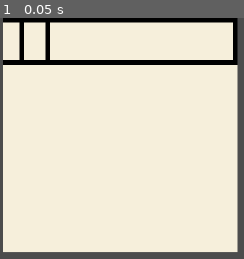
Above: before the commit, frame 1.
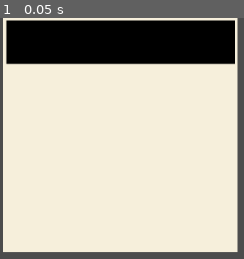
Above: after the commit, the same moment.

Repository: PerMalmberg/BookOfShaders-Godot
Game: Godot game, scene res://07/07.tscn
Two runs of this game, one before a commit and one after it. Both use one fixed random seed, a clock stepped at 60 frames per second and the inputs below.
Inputs:
- Up to frame 1 (0.05 s): no input

The runs differ from the first frame. In frame 1, 16% of the frame differs, in the area x 1-98%, y 0-20%.

Commit message:
Learning...

Diff:
--- a/07/07_rect.shader
+++ b/07/07_rect.shader
@@ -19,54 +19,54 @@
 }
 
 // gradient_amount is generally very small; it is also in rage 0...1 of the enture UV-range.
-vec3 rect_impl(vec2 coord, in vec2 lower_left_margin, in vec2 upper_right_margin, float gradient_amount)
+vec3 rect_impl(vec2 coord, in vec2 lower_left_corner, in vec2 upper_right_corner, float gradient_amount)
 {
-	vec2 lower_left = vec2(0);
-	vec2 upper_right = vec2(0);
+	vec2 lower_left = vec2(0.0);
+	vec2 upper_right = vec2(0.0);
 
 	if (gradient_amount > 0.0)
 	{
 		// Only do gradient if we're inside the desired area
-		if (coord.x >= lower_left_margin.x
-		    && coord.y > lower_left_margin.y
-		    && coord.x <= 1.0 - upper_right_margin.x
-			&& coord.y <= 1.0 - upper_right_margin.y)
+		if (coord.x >= lower_left_corner.x
+		    && coord.y >= lower_left_corner.y
+		    && coord.x <= upper_right_corner.x
+			&& coord.y <= upper_right_corner.y)
 		{
-			lower_left = smoothstep(vec2(0), vec2(gradient_amount), coord - lower_left_margin);
-        	upper_right = smoothstep(vec2(0), vec2(gradient_amount), 1.0 - coord - upper_right_margin);
+			lower_left = vec2(1.0) - smoothstep(vec2(gradient_amount), vec2(0.0), coord - lower_left_corner);
+			upper_right = vec2(1.0) - smoothstep(vec2(gradient_amount), vec2(0.0), 1.0 - coord);
 		}
 	}
 	else
 	{
-		lower_left = step(lower_left_margin, coord);
-		upper_right = step(upper_right_margin, 1.0 - coord);
+		lower_left = step(lower_left_corner, coord);
+		upper_right = step(coord, upper_right_corner);
 	}
 
 	return vec3(lower_left.x * lower_left.y * upper_right.x * upper_right.y);
 }
 
 // margins: x: left, y: upper, z: right, w: lower
-vec3 rect_margin(vec2 coord, in vec4 margins, float gradient_amount)
+vec3 rect_margin(vec2 coord, in vec4 corners, float gradient_amount)
 {
-	return rect_impl(coord, vec2(margins.x, margins.w), vec2(margins.z, margins.y), gradient_amount);
+	return rect_impl(coord, vec2(corners.x, corners.w), vec2(corners.z, corners.y), gradient_amount);
 }
 
 vec3 rect_outline(vec2 coord, vec2 lower_left_corner, vec2 upper_right_corner, float width, float gradient_amount)
 {
 	// Draw two triagles, one inside the other to create an outline.
 	vec3 outer = rect_margin(coord, vec4(lower_left_corner.x,
-											 1.0 - upper_right_corner.y,
-											 1.0 - upper_right_corner.x,
+											 upper_right_corner.y,
+											 upper_right_corner.x,
 											 lower_left_corner.y),
 											 gradient_amount);
 
-	vec3 inner = rect_margin(coord, vec4(lower_left_corner.x + width,
-											 1.0 - (upper_right_corner.y - width),
-											 1.0 - (upper_right_corner.x - width),
-											 lower_left_corner.y + width),
-											 gradient_amount);
+//	vec3 inner = rect_margin(coord, vec4(lower_left_corner.x + width,
+//											 upper_right_corner.y - width,
+//											 upper_right_corner.x - width,
+//											 lower_left_corner.y + width),
+//											 gradient_amount);
 
-	return outer - inner;
+	return outer;// - inner;
 }
 
 void fragment()
@@ -74,13 +74,13 @@
 	vec2 uv = flip_y(UV);
 
 	vec3 color = biege;
-	float gradient_amount = 0.0;// 0.008;
+	float gradient_amount = 0.008;// 0.008;
 	float width = 0.02;
 
-	vec3 intensity = rect_outline(uv, vec2(-0.1, 0.8), vec2(1.0, 1.0), width, gradient_amount);
+	vec3 intensity = rect_outline(uv, vec2(0.01, 0.8), vec2(0.99, 0.99), width, gradient_amount);
 	color = mix(color, black, intensity);
-	intensity = rect_outline(uv, vec2(0.07, 0.8), vec2(0.2, 1.0), width, gradient_amount);
-	color = mix(color, black, intensity);
+	//intensity = rect_outline(uv, vec2(0.07, 0.8), vec2(0.2, 1.0), width, gradient_amount);
+	//color = mix(color, black, intensity);
 
     COLOR = vec4(color,1.0);
 }
